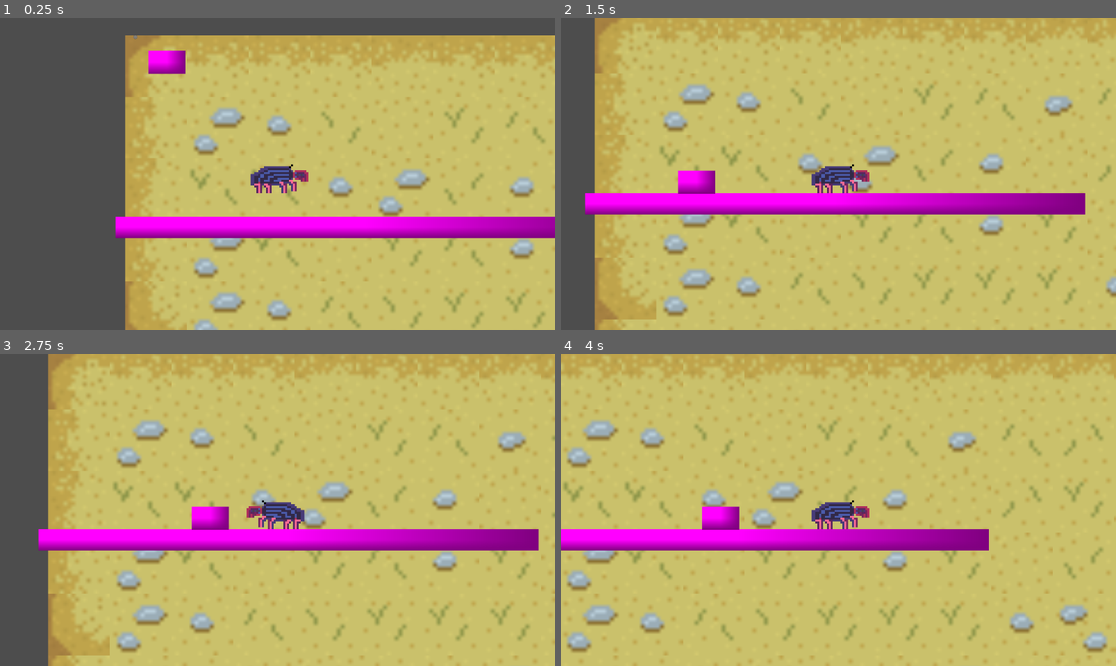
Above: before the commit, frames 1-4 (two rows, left to right).
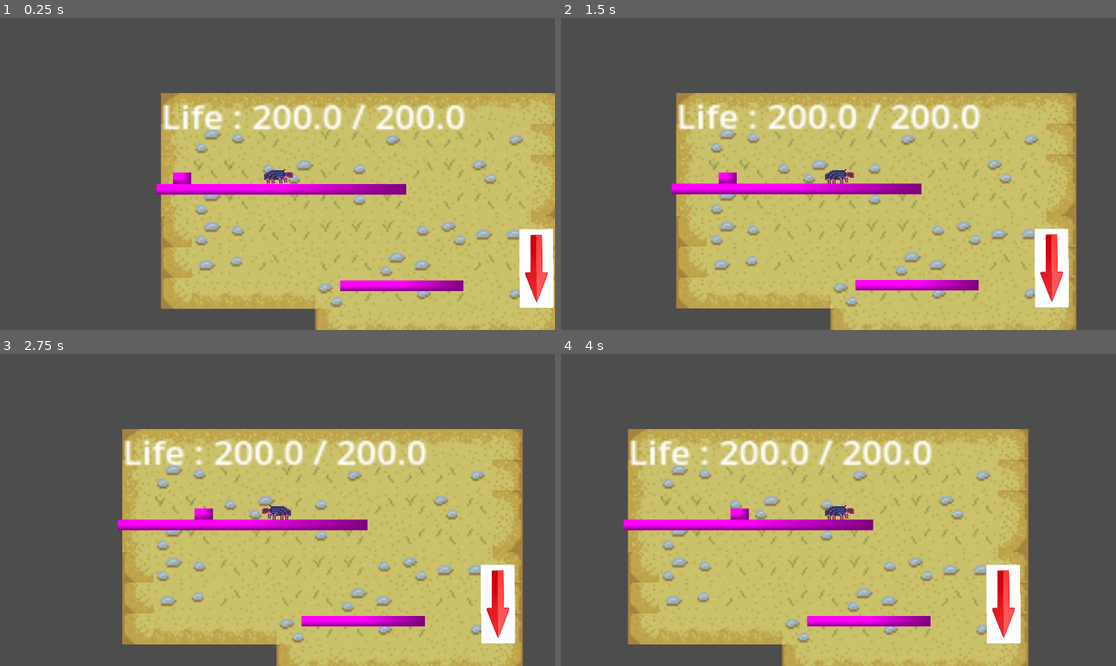
Above: after the commit, the same moments.

Repository: riioze/projet-game-design
Game: Godot game, scene res://scene-test.tscn
The game is run twice, just before and just after one commit, with the same random seed, the same clock (stepped at 60 frames per second) and the same inputs.
Inputs:
- Up to frame 1 (0.25 s): no input
- Up to frame 2 (1.5 s): hold Right (ui_right) from 0.53 s (still down)
- Up to frame 3 (2.75 s): release Right (ui_right) at 2.03 s; hold Left (ui_left) from 2.03 s (still down)
- Up to frame 4 (4 s): release Left (ui_left) at 2.78 s; hold Right (ui_right) from 2.78 s (still down)

The runs differ from the first frame. In frame 1, 42% of the frame differs, in the area x 20-100%, y 5-100%; in frame 2, 63%; in frame 3, 61%; in frame 4, 68%, in the area x 0-100%, y 0-100%.

Commit message:
add life points

Diff:
--- a/Scripts/player.gd
+++ b/Scripts/player.gd
@@ -1,12 +1,14 @@
 extends CharacterBody2D
 class_name Player
-@export var GRAVITY = 200.0
+@export var GRAVITY = 400.0
 @export var WALK_SPEED = 200
+@export var STARTING_LIFE = 200.0
 
 var sprite : Sprite2D
-
+var life = 0.0
 func _ready() -> void:
 	sprite = $sprite
+	life = STARTING_LIFE
 
 func _physics_process(delta):
 	velocity.y += delta * GRAVITY
--- a/enemy.gd
+++ b/enemy.gd
@@ -3,24 +3,45 @@
 var Player = preload("res://Scripts/player.gd")
 
 const SPEED = 100.0
-const JUMP_VELOCITY = -400.0
 
 @export var player : Player
+@export var GRAVITY = 400.0
+@export var ATTACK_RANGE = 100.0
+@export var ATTACK_TIME = 1.0
+
+@export var damages = 5.0
+
+var is_attacking = false
+var current_cooldown = 0.0
+
+func _process(delta: float) -> void:
+	if ((position - player.position).length() < ATTACK_RANGE and not is_attacking):
+		is_attacking = true
+		current_cooldown = ATTACK_TIME
+		player.life -= damages
+	else:
+		current_cooldown -= delta
+		if current_cooldown <= 0:
+			is_attacking = false
+			current_cooldown = 0.0
 
 func _physics_process(delta: float) -> void:
-	# Add the gravity.
+	velocity.x = 0
 
-	if not is_on_floor():
-		velocity += get_gravity() * delta
+	if is_on_floor():
+
+		# Get the input direction and handle the movement/deceleration.
+		# As good practice, you should replace UI actions with custom gameplay actions.
+		var diff = position - player.position
 
 
-	velocity.x = 0
-	# Get the input direction and handle the movement/deceleration.
-	# As good practice, you should replace UI actions with custom gameplay actions.
-	var diff = position - player.position
-	var direction := -diff.clamp(Vector2(-1,0), Vector2(1,0))
+		var direction := -diff.clamp(Vector2(-1,0), Vector2(1,0))
 
-	if direction:
-		velocity +=direction * SPEED
+
+
+		if direction:
+			velocity += direction * SPEED
+
+
 
 	move_and_slide()
--- /dev/null
+++ b/life.gd
@@ -0,0 +1,14 @@
+extends Label
+
+var Player = preload("res://Scripts/player.gd")
+
+@export var player:Player
+
+# Called when the node enters the scene tree for the first time.
+func _ready() -> void:
+	pass # Replace with function body.
+
+
+# Called every frame. 'delta' is the elapsed time since the previous frame.
+func _process(delta: float) -> void:
+	text = "Life : " + str(player.life) + " / " + str(player.STARTING_LIFE)
--- a/scene-test.tscn
+++ b/scene-test.tscn
@@ -1,9 +1,11 @@
-[gd_scene load_steps=12 format=4 uid="uid://cjybu4pkgcmh4"]
-
+[gd_scene load_steps=14 format=4 uid="uid://cjybu4pkgcmh4"]
+
+[ext_resource type="Script" uid="uid://dbnxn3iu1sy8k" path="res://life.gd" id="1_bq8a2"]
 [ext_resource type="Texture2D" uid="uid://b8f00nirsdfav" path="res://beach-tile-map.png" id="1_cggrx"]
 [ext_resource type="Texture2D" uid="uid://qdsdet22yd0x" path="res://bernard.png" id="2_tin33"]
 [ext_resource type="Script" uid="uid://dgv7gnt4pac37" path="res://Scripts/player.gd" id="2_txjyh"]
 [ext_resource type="Script" uid="uid://bbwserx8sv7du" path="res://enemy.gd" id="4_81mb1"]
+[ext_resource type="Texture2D" uid="uid://bg7dli4a02w27" path="res://fleche.jpg" id="5_303kh"]
 
 [sub_resource type="TileSetAtlasSource" id="TileSetAtlasSource_tin33"]
 texture = ExtResource("1_cggrx")
@@ -300,10 +302,9 @@
 tile_set = SubResource("TileSet_xeufp")
 
 [node name="Player" type="CharacterBody2D" parent="."]
-position = Vector2(316, 275)
+position = Vector2(483, 322)
 scale = Vector2(4, 4)
 script = ExtResource("2_txjyh")
-GRAVITY = 400.0
 
 [node name="CollisionShape2D" type="CollisionShape2D" parent="Player"]
 position = Vector2(1.125, 1.125)
@@ -314,6 +315,20 @@
 texture = ExtResource("2_tin33")
 
 [node name="Camera2D" type="Camera2D" parent="Player"]
+zoom = Vector2(0.5, 0.5)
+
+[node name="GUI" type="Node2D" parent="Player/Camera2D"]
+position = Vector2(-79, -68.75)
+scale = Vector2(0.25, 0.25)
+
+[node name="Label" type="Label" parent="Player/Camera2D/GUI" node_paths=PackedStringArray("player")]
+top_level = true
+offset_right = 40.0
+offset_bottom = 23.0
+scale = Vector2(9.195272, 8.305432)
+text = "AAAAAAAAAAAAAAAAAAAAAAAAAAAAAAAA"
+script = ExtResource("1_bq8a2")
+player = NodePath("../../..")
 
 [node name="plateforms" type="Node2D" parent="."]
 
@@ -347,7 +362,7 @@
 polygon = PackedVector2Array(-617, 1177, 630, 1033, 630, 1033, 933, 1008, 933, 829, 105, 829, 96, 703, -535, 707, -538, -191, 1130, -200, 1121, 838, 1130, 1022, 1452, 1008, 1475, -352, -731, -439, -626, 895)
 
 [node name="enemy" type="CharacterBody2D" parent="." node_paths=PackedStringArray("player")]
-position = Vector2(63.22, 0)
+position = Vector2(64.22, 354)
 scale = Vector2(0.23, 0.23)
 script = ExtResource("4_81mb1")
 player = NodePath("../Player")
@@ -360,8 +375,8 @@
 scale = Vector2(334, 206.00002)
 texture = SubResource("PlaceholderTexture2D_bq8a2")
 
-[node name="TextEdit" type="TextEdit" parent="."]
-offset_left = 17.0
-offset_right = 25.0
-offset_bottom = 8.0
-text = "GO DOWN HERE"
+[node name="Arrow" type="Sprite2D" parent="."]
+position = Vector2(1558.0001, 728)
+rotation = -1.57763
+scale = Vector2(-0.6892366, -0.39594883)
+texture = ExtResource("5_303kh")
Binary file added: fleche.jpg
Not shown, added: fleche.jpg.import
Not shown, added: life.gd.uid
